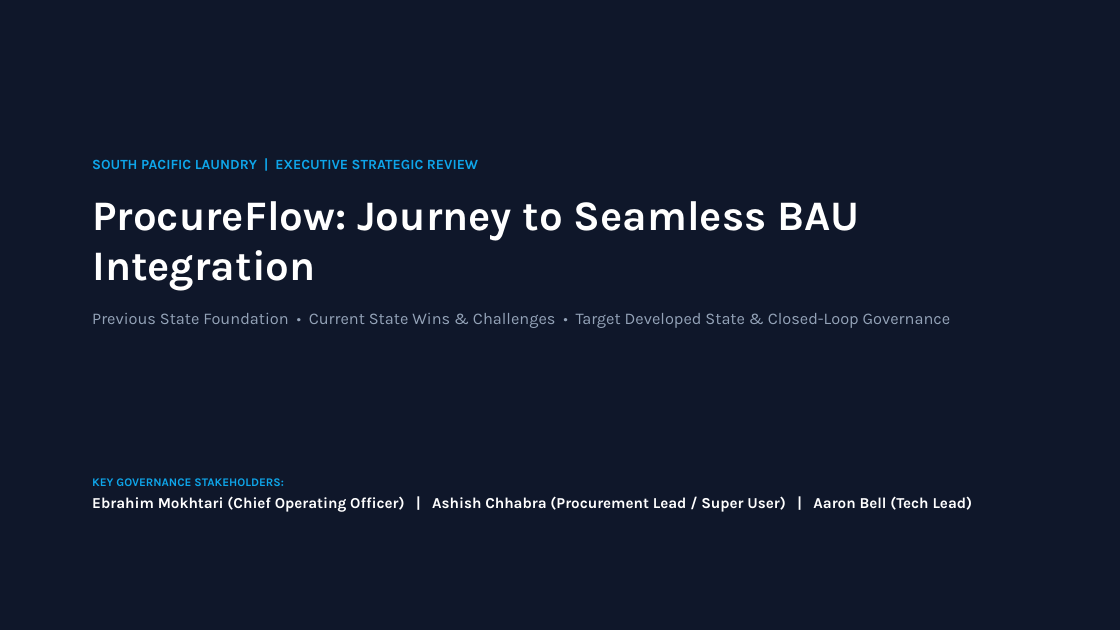
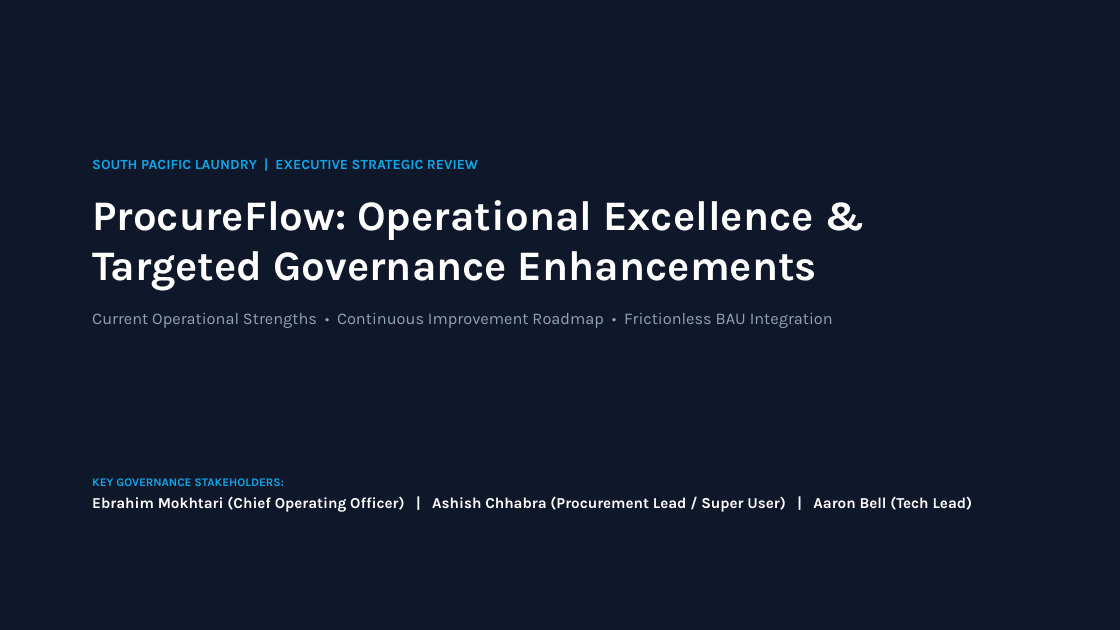
Before and after one commit to SPLGit-Project/ProcureFlow-App, a slide deck: slide 1 of docs/ProcureFlow_Executive_Roadmap.pptx. Drawn at 1120x630 pixels with LibreOffice and Linux fonts; fonts in the diff are those of the drawing. Boxes give left, top, right and bottom in pixels: in the first picture for what was removed or moved away, otherwise in the second. Text is boxed around its words. In the diff, an @@ line names an element or a change of style, - is before the commit and + after.

Commit message:
docs: align presentation deck with operational strengths and remove workshop/checklist slides

```diff
--- a/docs/ProcureFlow_Executive_Roadmap.pptx
+++ b/docs/ProcureFlow_Executive_Roadmap.pptx
@@ text at (x1=92, y1=200, x2=833, y2=328): text changed @@
-ProcureFlow: Journey to Seamless BAU Integration
-Previous State Foundation • Current State Wins & Challenges • Target Developed State & Closed-Loop Governance
+ProcureFlow: Operational Excellence &
+Targeted Governance Enhancements
+Current Operational Strengths • Continuous Improvement Roadmap • Frictionless BAU Integration
```
Also in this commit, not shown: 4 other slides changed, 5 slides added, 5 slides removed.
